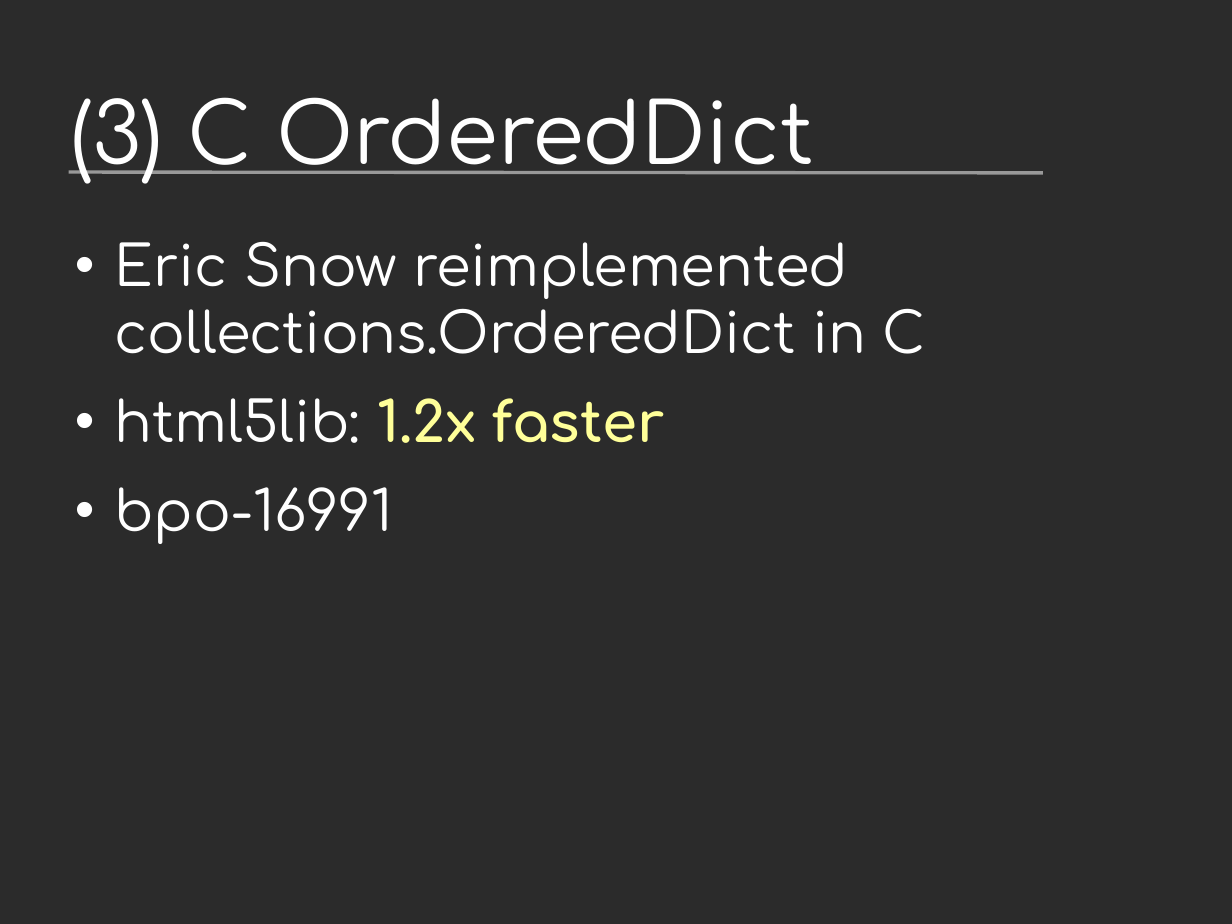
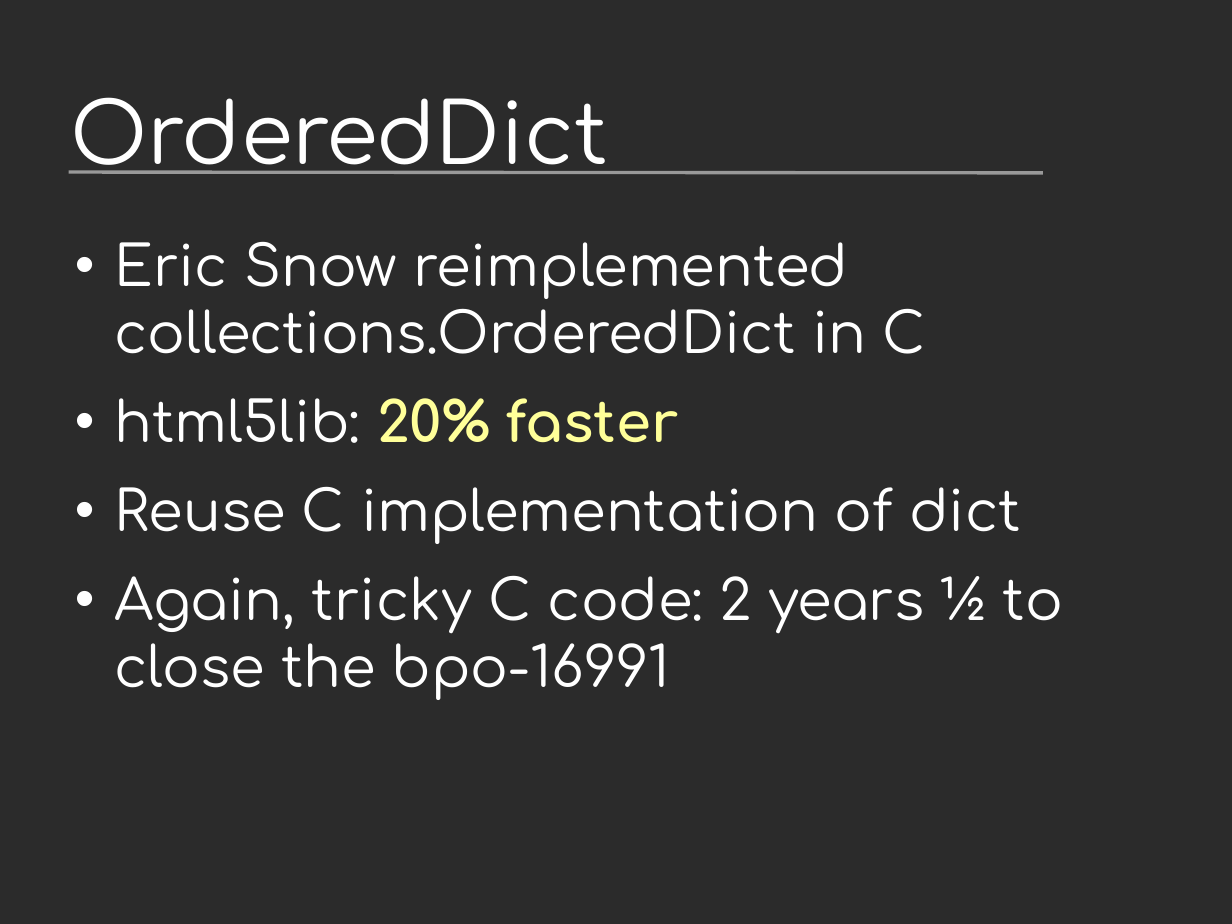
Before and after one commit to vstinner/talks, a slide deck: slide 18 of 2017-PyconUS/python36_opt.odp (slide 17 before the commit). Drawn at 1232x924 pixels with LibreOffice and Linux fonts; fonts in the diff are those of the drawing; background and template pictures are left out; a plain dark background stands for a picture behind light text. Boxes give left, top, right and bottom in pixels: in the first picture for what was removed or moved away, otherwise in the second. Text is boxed around its words. In the diff, an @@ line names an element or a change of style, - is before the commit and + after.

```diff
--- a/2017-PyconUS/python36_opt.odp
+++ b/2017-PyconUS/python36_opt.odp
@@ title at box(71, 97, 608, 174): text changed @@
-(3) C OrderedDict
+OrderedDict
@@ text at box(114, 398, 1063, 700): text changed @@
-• html5lib: 1.2x faster
-• bpo-16991
+• html5lib: 20% faster
+• Reuse C implementation of dict
+• Again, tricky C code: 2 years ½ to close the bpo-16991
```
Also in this commit, not shown: 22 other slides changed, 2 slides added, 1 other file.
